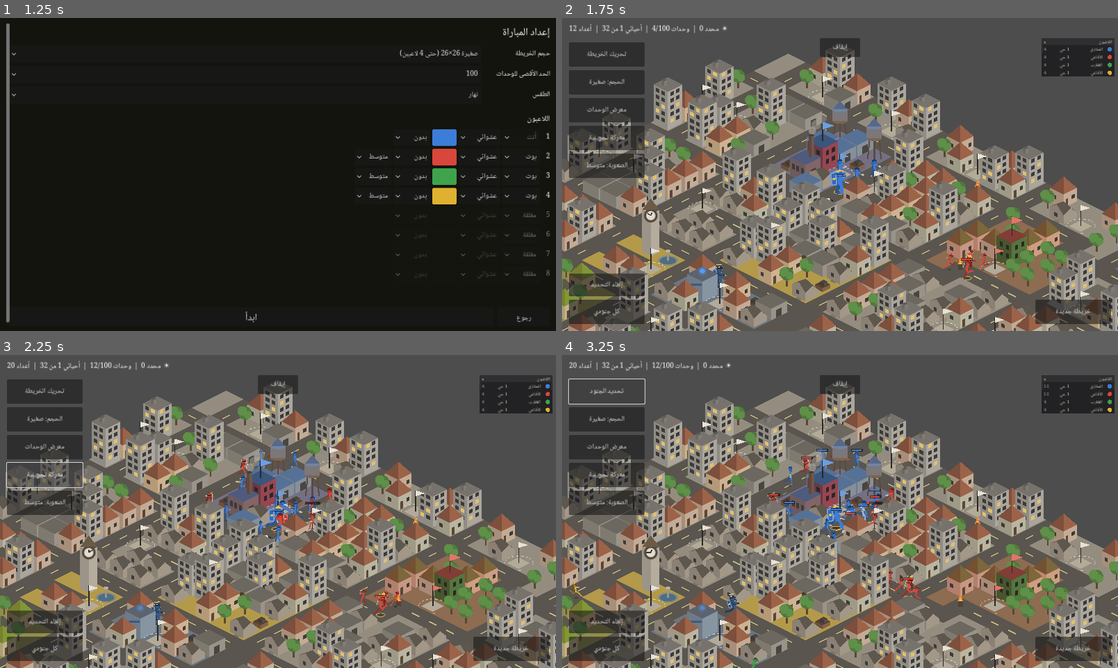
Above: before the commit, frames 1-4 (two rows, left to right).
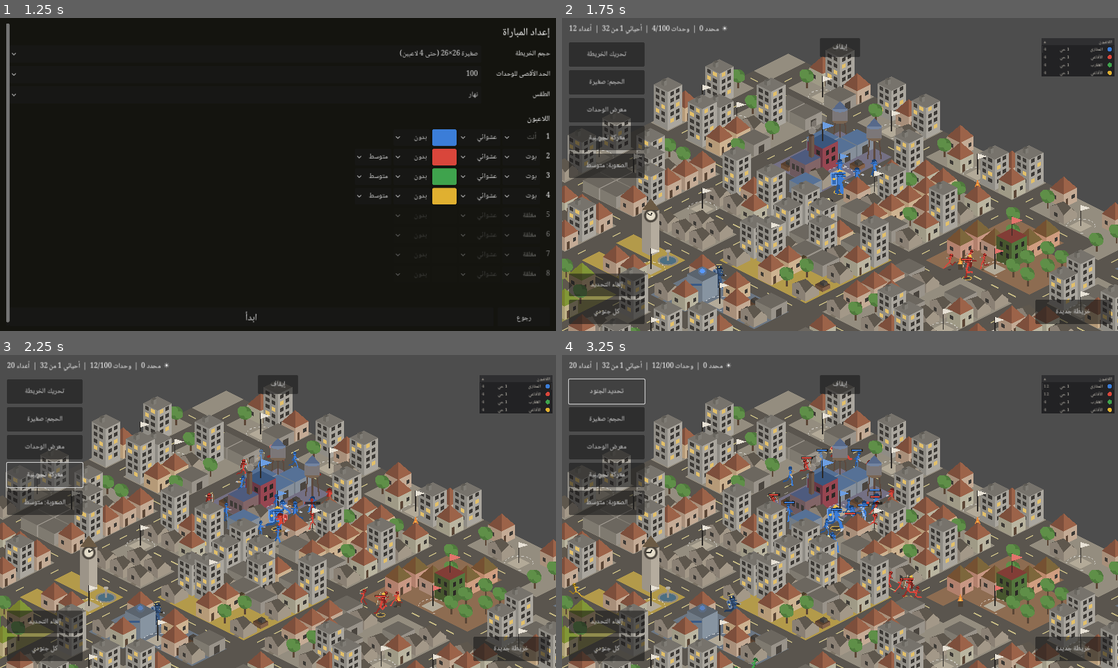
Above: after the commit, the same moments.

Repository: mohammed-5498/New-game-for-hymadi-
Game: Godot game, scene res://menu.tscn
The game is run twice, just before and just after one commit, with the same random seed, the same clock (stepped at 60 frames per second) and the same inputs.
Inputs:
- Up to frame 1 (1.25 s): click "لعب" at 0.5 s
- Up to frame 2 (1.75 s): click "ابدأ" at 1.25 s
- Up to frame 3 (2.25 s): click "معركة تجريبية" at 2 s
- Up to frame 4 (3.25 s): click "تحريك الخريطة" at 2.75 s

Frame 1 is identical in both runs. In frame 2, less than 0.1% of the frame differs, in the area x 28-77%, y 45-87%; in frame 3, 0.1%; in frame 4, 0.3%, in the area x 1-65%, y 28-100%.

Commit message:
مخزن أشكال الوحدات: أمر رسم واحد بدل 43 (14)
قِيس أين البطء الباقي بعد أن صارت الخريطة لوحات ثابتة، فكان في رسم الوحدات:
43 أمر رسم لكل وحدة، تُعاد كلها في كل إطار لأن الوحدة تتحرك.

المفتاح أن شكل الوحدة لا يعتمد على موضعها، إنما على (المفتاح، الحالة، الحركة،
طور الأنميشن، اللون) — وكل حالة رسم لها طور واحد فقط (فُحص ذلك في `_rig`).
فـ `unit_mesh.gd` يحوّل الشكل مرة واحدة إلى مثلثات مفهرسة ثم يرسم الوحدة
بـ `draw_mesh` واحد، مع تحويل الموضع والحجم والاتجاه.

مثلثات لا صوراً جاهزة، بثلاثة أسباب: لا ضبابية عند التقريب لأن المثلثات تكبر
بلا فقد دقة، وذاكرة أقل لأن الشكل رؤوس لا بكسلات، وتُبنى بالحساب لا بالرسم على
الشاشة فتعمل وتُفحص بلا شاشة في CI.

المقيس:
  - المعالج: 63 -> 3.8 ميكروثانية لكل وحدة (17× أقل)، في المشي والقتال معاً.
  - بطاقة الرسم: 11 -> 1 أمر رسم لكل وحدة (القياس بـ Xvfb وعدّادات المحرك).
  - المطابقة البصرية: 0.05% من البكسلات عند تكبير 9×، وهي تنعيم الحواف فقط.
  - الذاكرة: نحو 2 ميجا لكل (مفتاح، لون)، ومباراة حية استعملت 4.4 ميجا.
    وسقف 24 ميجا، وما بعده يُرسم بالطريقة القديمة بلا انهيار.

الوميض والضربة المميزة يُرسمان مباشرة: لونهما يتغير في كل إطار فلا يُخزَّنان.
و`ci` في `units_art.gd` صار بلا نوع ليقبل المُسجِّل الذي يقلّد واجهة CanvasItem.

وحُدِّث القسم 14 في docs/GAME_SPEC.md: أُضيف بند المخزن، وكُتب حذف بند حقل
التدفق بسببه وأرقامه صراحة حتى لا يُعاد بناؤه ظناً أن هناك نقصاً.

الفحوص: tests/test_mesh.gd جديد (11 مجموعة، أُثبتت بأربع طفرات متعمّدة)،
ومجموعة تكامل في test_perf.gd تتأكد أن اللعبة تستعمل المخزن فعلاً وأن الوميض
لا يدخله. أربع جولات كاملة لكل الفحوص الخمسة عشر بلا فشل.

Co-Authored-By: Claude Opus 5 <noreply@anthropic.com>
Claude-Session: https://claude.ai/code/session_01Vf2K8n39mAz1nfMpU34ux9

Diff:
--- a/godot/scripts/config.gd
+++ b/godot/scripts/config.gd
@@ -484,6 +484,10 @@
 # تفصيل الرسم حسب حجم الوحدة على الشاشة (14):
 const DRAW_COARSE_PX := 9.0    # بيضاوي أصغر من هذا يُرسم بثمانية أضلاع لا بعشرين
 const DRAW_SHADOW_PX := 2.2    # ظل أو غبار أصغر من هذا القطر لا يُرى فلا يُرسم
+# مخزن أشكال الوحدات (unit_mesh.gd): شكل الوحدة لا يعتمد على موضعها، فيُحوَّل مرة
+# واحدة إلى مثلثات ثم تُرسم الوحدة بأمر واحد بدل 43 (14)
+const MESH_CACHE := true
+const MESH_CACHE_MB := 24.0    # سقف الذاكرة؛ ما بعده يُرسم بالطريقة القديمة
 
 # ---------- الكاميرا والتحكم (4) ----------
 const ZOOM_MIN := 0.8
--- a/godot/scripts/game.gd
+++ b/godot/scripts/game.gd
@@ -15,6 +15,7 @@
 var caps: Array = []       # {tile, gang, type, special, district}
 
 var art := UnitsArt.new()
+var unit_mesh := UnitMesh.new()   # مخزن أشكال الوحدات (14)
 var combat: Combat
 var districts_state := Districts.new()
 var spawner := Spawner.new()
@@ -426,6 +427,7 @@
 
 func _setup_match() -> void:
 	combat.clear()
+	unit_mesh.clear()      # ألوان اللاعبين تتغير بين مباراة وأخرى (14)
 	alerts = []
 	toasts = []
 	match_over = -1
@@ -797,15 +799,24 @@
 
 func _draw_unit(u: Dictionary) -> void:
 	var col: Color = _owner_color(int(u["player"]))
-	if float(u["flash"]) > 0.0:
+	var flashing: bool = float(u["flash"]) > 0.0
+	if flashing:
 		# وميض أبيض خفيف عند الإصابة (5.2)
 		col = col.lerp(Color(1, 1, 1), 0.55 * float(u["flash"]) / GC.HIT_FLASH)
 	var sc: float = GC.UNIT_SCALE_SPECIAL if not String(u["key"]).ends_with("_common") else GC.UNIT_SCALE
 	sc *= float(u.get("size", 1.0))   # تنويع ±4% من بذرة الشخصية (5.4.1)
 	# نوع الحركة يُمرَّر للرسم ليتغير القوس والاندفاع أثناء الالتحام فقط (5.4.2)
-	var mv: String = String(u["move"]) if combat.draw_state(u) == "attack" and float(u["cycle"]) > 0.0 else ""
-	art.draw_unit(_ci, String(u["key"]), tile_to_world(u["pos"]),
-		combat.draw_time(u), combat.draw_state(u), col, int(u["dir"]), sc, combat.draw_rate(u), mv,
+	var st: String = combat.draw_state(u)
+	var mv: String = String(u["move"]) if st == "attack" and float(u["cycle"]) > 0.0 else ""
+	var pos := tile_to_world(u["pos"])
+	# الشكل المخزَّن أولاً: أمر رسم واحد بدل 43 (14). الوميض لون مختلف في كل إطار
+	# فلا يُخزَّن، والضربة المميزة لها توهّج متغيّر، وكلاهما نادر.
+	if GC.MESH_CACHE and not flashing and not bool(u["ulting"]):
+		if unit_mesh.draw(_ci, art, String(u["key"]), pos, combat.draw_time(u), st,
+				col, int(u["dir"]), sc, combat.draw_rate(u), mv):
+			return
+	art.draw_unit(_ci, String(u["key"]), pos,
+		combat.draw_time(u), st, col, int(u["dir"]), sc, combat.draw_rate(u), mv,
 		sc * cam.zoom.x)
 
 # شريط الدم: فوق المحدد أو ناقص الدم فقط، بلون مالك الوحدة (5.2)
--- /dev/null
+++ b/godot/scripts/unit_mesh.gd
@@ -0,0 +1,255 @@
+class_name UnitMesh
+extends RefCounted
+# مخزن أشكال الوحدات كمثلثات جاهزة — القسم 14.
+#
+# المشكلة المقيسة: رسم وحدة واحدة = 43 أمر رسم، وتُعاد كلها في كل إطار لأن الوحدة
+# تتحرك. ستون وحدة على الشاشة = 2580 أمراً في الإطار الواحد، وهذا هو البطء الباقي
+# بعد أن صارت الخريطة لوحات ثابتة.
+#
+# الحل: شكل الوحدة لا يعتمد على موضعها، إنما على (المفتاح، الحالة، الحركة، طور
+# الأنميشن، اللون). وكل حالة رسم لها **طور واحد فقط** (فُحص في `_rig`)، فعدد
+# الأشكال الممكنة محدود. فنحوّل الشكل مرة واحدة إلى مصفوفة مثلثات ونخزّنها، ثم
+# نرسم الوحدة بأمر واحد (`draw_mesh`) مع تحويل الموضع والحجم.
+#
+# لماذا مثلثات لا صور جاهزة؟
+#   - لا ضبابية: المثلثات تكبر مع التقريب بلا فقد دقة، بخلاف الصورة المخزّنة بحجم ثابت.
+#   - ذاكرة أقل: الشكل رؤوس لا بكسلات.
+#   - تُبنى بالحساب لا بالرسم على الشاشة، فتعمل وتُفحص بلا شاشة (CI).
+
+# ---------- المُسجِّل: يقلّد واجهة CanvasItem ويجمع المثلثات بدل أن يرسم ----------
+# الرؤوس مفهرسة: الشكل الواحد كان 1418 رأساً بلا فهرسة لأن كل مثلث يكرر رؤوسه،
+# وكل خط كان ثلاثة أشكال (مستطيل + دائرتان للنهايتين). بالفهرسة وبرسم الخط
+# ككبسولة واحدة نزل العدد إلى الخُمس تقريباً (14).
+class Recorder:
+	extends RefCounted
+	var pts := PackedVector2Array()
+	var cols := PackedColorArray()
+	var idx := PackedInt32Array()
+	var xf := Transform2D()
+
+	func draw_set_transform_matrix(m: Transform2D) -> void:
+		xf = m
+
+	# يضيف مروحة مثلثات حول الرأس الأول من قائمة نقاط بلون واحد
+	func _fan(poly: PackedVector2Array, col: Color) -> void:
+		var base: int = pts.size()
+		for p in poly:
+			pts.push_back(xf * p)
+			cols.push_back(col)
+		for i in range(1, poly.size() - 1):
+			idx.push_back(base)
+			idx.push_back(base + i)
+			idx.push_back(base + i + 1)
+
+	# خط بنهايتين دائريتين = مضلع واحد مغلق (كبسولة)، بدل مستطيل ودائرتين
+	func draw_line(a: Vector2, b: Vector2, col: Color, w: float = 1.0, _aa: bool = false) -> void:
+		var d: Vector2 = b - a
+		var ln: float = d.length()
+		var rad: float = maxf(w, 0.01) * 0.5
+		if ln < 0.00001:
+			_fan(_ring(a, rad, rad, CAP_SEG * 2), col)
+			return
+		var ang: float = atan2(d.y, d.x)
+		var poly := PackedVector2Array()
+		# نصف دائرة عند b ثم نصف دائرة عند a
+		for i in CAP_SEG + 1:
+			var t: float = ang - PI * 0.5 + PI * float(i) / float(CAP_SEG)
+			poly.push_back(b + Vector2(cos(t), sin(t)) * rad)
+		for i in CAP_SEG + 1:
+			var t2: float = ang + PI * 0.5 + PI * float(i) / float(CAP_SEG)
+			poly.push_back(a + Vector2(cos(t2), sin(t2)) * rad)
+		_fan(poly, col)
+
+	static func _ring(c: Vector2, rx: float, ry: float, seg: int) -> PackedVector2Array:
+		var out := PackedVector2Array()
+		for i in seg:
+			var ang: float = TAU * float(i) / float(seg)
+			out.push_back(c + Vector2(cos(ang) * rx, sin(ang) * ry))
+		return out
+
+	func draw_circle(c: Vector2, rad: float, col: Color, _f: bool = true,
+			_w: float = -1.0, _aa: bool = false) -> void:
+		_fan(_ring(c, rad, rad, CAP_SEG * 2), col)
+
+	func draw_rect(r: Rect2, col: Color, _f: bool = true, _w: float = -1.0,
+			_aa: bool = false) -> void:
+		_fan(PackedVector2Array([
+			r.position, r.position + Vector2(r.size.x, 0),
+			r.position + r.size, r.position + Vector2(0, r.size.y)]), col)
+
+	func draw_arc(c: Vector2, rad: float, from_ang: float, to_ang: float, n: int,
+			col: Color, w: float = 1.0, _aa: bool = false) -> void:
+		var steps: int = maxi(2, n)
+		var prev := c + Vector2(cos(from_ang) * rad, sin(from_ang) * rad)
+		for i in range(1, steps + 1):
+			var ang: float = from_ang + (to_ang - from_ang) * float(i) / float(steps)
+			var cur := c + Vector2(cos(ang) * rad, sin(ang) * rad)
+			draw_line(prev, cur, col, w)
+			prev = cur
+
+	func draw_colored_polygon(poly: PackedVector2Array, col: Color,
+			_uv: PackedVector2Array = PackedVector2Array(), _t: Texture2D = null) -> void:
+		var k: int = poly.size()
+		if k < 3:
+			return
+		if k <= 4:
+			_fan(poly, col)
+			return
+		# أشكال السلاح قد تكون مقعّرة، فنستعمل مثلّث المحرك ونرجع إلى المروحة إن فشل
+		var tri := Geometry2D.triangulate_polygon(poly)
+		if tri.size() < 3:
+			_fan(poly, col)
+			return
+		var base: int = pts.size()
+		for p in poly:
+			pts.push_back(xf * p)
+			cols.push_back(col)
+		for i in tri.size():
+			idx.push_back(base + tri[i])
+
+# أضلاع نصف دائرة النهاية: أربعة تكفي لنهاية قطرها بضعة بكسلات
+const CAP_SEG := 3
+
+# ---------- عدد الأطوار المخزّنة لكل حالة ----------
+# كلما زاد العدد نعم الأنميشن وزادت الذاكرة. القيم هنا من التجربة: المشي والقتال
+# يحتاجان تفصيلاً، والحالات القصيرة تكفيها أطوار قليلة.
+const FRAMES := {
+	"idle": 8, "walk": 10, "attack": 10, "hurt": 5,
+	"death": 10, "dodge": 5, "block": 5, "stagger": 6,
+}
+# حالة غير مذكورة هنا (مثل ult) تُرسم بالطريقة القديمة: نادرة ولها توهّج متغيّر
+
+var _cache := {}          # المفتاح النصّي -> ArrayMesh
+var _verts := 0           # مجموع الرؤوس المخزّنة (لحساب الذاكرة)
+var _idxs := 0            # ومجموع الفهارس
+var builds := 0           # كم شكلاً بُني (للفحص)
+var hits := 0             # وكم مرة استُعمل مخزَّن جاهز
+var full := 0             # وكم مرة رُفض البناء لبلوغ سقف الذاكرة
+
+func clear() -> void:
+	_cache.clear()
+	_verts = 0
+	_idxs = 0
+	builds = 0
+	hits = 0
+	full = 0
+
+func bytes() -> int:
+	# رأس واحد = موضع (8 بايت) + لون (16 بايت)، وكل فهرس 4 بايت
+	return _verts * 24 + _idxs * 4
+
+func size() -> int:
+	return _cache.size()
+
+# هل لهذه الحالة أشكال مخزّنة أصلاً؟
+static func supports(state: String) -> bool:
+	return FRAMES.has(state)
+
+# طور الأنميشن من 0 إلى 1: لكل حالة طور واحد، وهذا هو ما يجعل التخزين ممكناً.
+# الدوري (وقوف ومشي وقتال) يلتف، والقصير (إصابة وموت وتفادٍ...) يتوقف عند النهاية.
+static func phase_of(state: String, t: float, spd: float, rate: float) -> float:
+	match state:
+		"walk":
+			return fposmod(t * 2.55 * spd, 1.0)
+		"attack":
+			return fposmod(t / maxf(0.0001, rate), 1.0)
+		"idle":
+			return fposmod(t * 1.25 * spd * 0.5, 1.0)
+		"hurt":
+			return clampf(t / UnitsArt.HURT_DUR, 0.0, 1.0)
+		"death":
+			return clampf(t / UnitsArt.DEATH_DUR, 0.0, 1.0)
+		"dodge", "block":
+			return clampf(t / UnitsArt.DODGE_DUR, 0.0, 1.0)
+		"stagger":
+			return clampf(t / UnitsArt.STAGGER_DUR, 0.0, 1.0)
+	return 0.0
+
+# الطور -> رقم الشكل المخزّن، ثم منه -> الزمن الذي يُبنى به الشكل
+static func frame_of(state: String, phase: float) -> int:
+	var n: int = int(FRAMES.get(state, 1))
+	var cyclic: bool = state == "walk" or state == "attack" or state == "idle"
+	if cyclic:
+		return posmod(int(floor(phase * float(n))), n)
+	return clampi(int(round(phase * float(n - 1))), 0, n - 1)
+
+static func _time_of(state: String, frame: int, spd: float, rate: float) -> float:
+	var n: int = int(FRAMES.get(state, 1))
+	var cyclic: bool = state == "walk" or state == "attack" or state == "idle"
+	# منتصف الشريحة للدوري حتى لا يقع الشكل على حافة الحركة
+	var ph: float = (float(frame) + 0.5) / float(n) if cyclic else float(frame) / float(maxi(1, n - 1))
+	match state:
+		"walk":
+			return ph / maxf(0.0001, 2.55 * spd)
+		"attack":
+			return ph * rate
+		"idle":
+			return ph / maxf(0.0001, 1.25 * spd * 0.5)
+		"hurt":
+			return ph * UnitsArt.HURT_DUR
+		"death":
+			return ph * UnitsArt.DEATH_DUR
+		"dodge", "block":
+			return ph * UnitsArt.DODGE_DUR
+		"stagger":
+			return ph * UnitsArt.STAGGER_DUR
+	return 0.0
+
+# الشكل المخزّن لهذه الحالة، يُبنى عند أول طلب ثم يُعاد استعماله
+func mesh_for(art: UnitsArt, key: String, state: String, move: String,
+		frame: int, col: Color) -> ArrayMesh:
+	var id := "%s|%s|%s|%d|%d" % [key, state, move, frame, col.to_rgba32()]
+	var got = _cache.get(id)
+	if got != null:
+		hits += 1
+		return got
+	# سقف الذاكرة: ما بعده لا يُخزَّن ويُرسم بالطريقة القديمة. الحد الأقصى النظري
+	# ثمانية لاعبين بأربع عصابات، وهو أضعاف ما تستعمله مباراة فعلية (14).
+	if float(bytes()) >= GC.MESH_CACHE_MB * 1048576.0:
+		full += 1
+		return null
+	var u: Dictionary = UnitsArt.UNITS.get(key, {})
+	if u.is_empty():
+		return null
+	var spd: float = float(u.get("spd", 1.0))
+	# المخزون يُبنى بزمن ضربة = 1 دائماً، والطور هو ما يُطابَق عليه وقت الرسم
+	var t: float = _time_of(state, frame, spd, 1.0)
+	var rec := Recorder.new()
+	# بلا موضع ولا حجم ولا اتجاه: هذه كلها تحويل يُطبَّق وقت الرسم
+	art.draw_unit(rec, key, Vector2.ZERO, t, state, col, 1, 1.0, 1.0, move, 0.0)
+	if rec.pts.size() < 3:
+		return null
+	var arrays := []
+	arrays.resize(Mesh.ARRAY_MAX)
+	var v3 := PackedVector3Array()
+	v3.resize(rec.pts.size())
+	for i in rec.pts.size():
+		v3[i] = Vector3(rec.pts[i].x, rec.pts[i].y, 0.0)
+	arrays[Mesh.ARRAY_VERTEX] = v3
+	arrays[Mesh.ARRAY_COLOR] = rec.cols
+	arrays[Mesh.ARRAY_INDEX] = rec.idx
+	var m := ArrayMesh.new()
+	m.add_surface_from_arrays(Mesh.PRIMITIVE_TRIANGLES, arrays)
+	_cache[id] = m
+	_verts += rec.pts.size()
+	_idxs += rec.idx.size()
+	builds += 1
+	return m
+
+# رسم وحدة بأمر واحد. يرجع false إن لم يكن لهذه الحالة شكل مخزَّن.
+func draw(ci: CanvasItem, art: UnitsArt, key: String, pos: Vector2, t: float,
+		state: String, col: Color, dir: int, sc: float, rate: float, move: String) -> bool:
+	if not FRAMES.has(state):
+		return false
+	var u: Dictionary = UnitsArt.UNITS.get(key, {})
+	if u.is_empty():
+		return false
+	var spd: float = float(u.get("spd", 1.0))
+	var ph: float = phase_of(state, t, spd, rate)
+	var m := mesh_for(art, key, state, move, frame_of(state, ph), col)
+	if m == null:
+		return false
+	# نسب المفتاح (sx و sy) مخزَّنة في الشكل نفسه لأنها ثابتة، فلا تُطبَّق ثانية هنا.
+	# الباقي وحده هو ما يتغير بين وحدة وأخرى: الموضع والحجم والاتجاه.
+	ci.draw_mesh(m, null, Transform2D(Vector2(sc * float(dir), 0), Vector2(0, sc), pos))
+	return true
--- a/godot/scripts/units_art.gd
+++ b/godot/scripts/units_art.gd
@@ -87,8 +87,10 @@
 	"police_captain":   {"sx": 1.14, "sy": 1.04, "spd": 0.92, "neutral": true},
 }
 
-# حالة الرسم (تقابل ctx في Canvas): الهدف، الشفافية العامة، ومكدّس التحويلات
-var ci: CanvasItem = null
+# حالة الرسم (تقابل ctx في Canvas): الهدف، الشفافية العامة، ومكدّس التحويلات.
+# ci بلا نوع عن قصد: قد يكون CanvasItem حقيقياً، أو مُسجِّل مثلثات من `unit_mesh.gd`
+# يقلّد نفس الواجهة فيلتقط الشكل بدل رسمه (14).
+var ci = null
 var ga := 1.0                       # globalAlpha
 var _px := 0.0                      # بكسل الشاشة لكل وحدة رسم محلية (0 = كل التفاصيل)
 var _xf := Transform2D()
@@ -560,7 +562,7 @@
 	ellipse_stroke(Vector2(0, 0.6), 6.4, 2.6, Color(0.941, 0.753, 0.290, 0.8), 0.9)
 
 # نجمة فوق الرأس تدل أن الضربة المميزة جاهزة (القسم 6.7) — تُرسم من منطق اللعبة
-func draw_ready_mark(canvas: CanvasItem, pos: Vector2, sc: float = 1.0) -> void:
+func draw_ready_mark(canvas, pos: Vector2, sc: float = 1.0) -> void:
 	ci = canvas
 	ga = 1.0
 	_xf = Transform2D(0.0, pos) * Transform2D(Vector2(sc, 0), Vector2(0, sc), Vector2.ZERO)
@@ -1313,7 +1315,7 @@
 # في hurt و death مرّر t = الزمن المنقضي داخل الحالة.
 # px = كم بكسل على الشاشة تساوي وحدة واحدة من نظام الرسم المحلي (المقياس × تقريب
 # الكاميرا). صفر يعني ارسم كل التفاصيل (الفحوص والمعرض).
-func draw_unit(canvas: CanvasItem, key: String, pos: Vector2, t: float, state: String,
+func draw_unit(canvas, key: String, pos: Vector2, t: float, state: String,
 		col: Color, dir: int = 1, sc: float = 1.0, rate: float = 1.0, move: String = "",
 		px: float = 0.0) -> void:
 	var u: Dictionary = UNITS.get(key, {})
--- /dev/null
+++ b/godot/tests/test_mesh.gd
@@ -0,0 +1,184 @@
+extends SceneTree
+# فحص مخزن أشكال الوحدات — القسم 14
+#   godot --headless --path godot --script tests/test_mesh.gd
+
+var failures := 0
+
+class Probe:
+	extends Node2D
+	var art := UnitsArt.new()
+	var um := UnitMesh.new()
+	var owner_ref = null
+	func _draw() -> void:
+		owner_ref._run(self)
+
+func check(cond: bool, msg: String) -> void:
+	if not cond:
+		printerr("فشل: " + msg)
+		failures += 1
+
+func _initialize() -> void:
+	_t_phase_math()
+	_t_frame_math()
+	await _t_in_draw()
+	if failures == 0:
+		print("نجح فحص مخزن الأشكال: لا أخطاء.")
+	else:
+		printerr("فشل الفحص: %d خطأ." % failures)
+	quit(0 if failures == 0 else 1)
+
+# ---------- الطور: دوري يلتف، وقصير يتوقف عند النهاية ----------
+func _t_phase_math() -> void:
+	# المشي دوري: زمن ضعف الدورة يعطي نفس الطور
+	var per: float = 1.0 / (2.55 * 1.0)
+	check(absf(UnitMesh.phase_of("walk", 0.0, 1.0, 1.0)) < 0.001, "طور المشي عند الصفر ليس صفراً")
+	check(absf(UnitMesh.phase_of("walk", per, 1.0, 1.0)) < 0.001, "طور المشي لا يلتف بعد دورة")
+	check(absf(UnitMesh.phase_of("walk", per * 3.0, 1.0, 1.0)) < 0.001, "طور المشي لا يلتف بعد ثلاث دورات")
+	check(absf(UnitMesh.phase_of("walk", per * 0.5, 1.0, 1.0) - 0.5) < 0.001, "منتصف دورة المشي ليس 0.5")
+	# سرعة الوحدة تدخل في الطور، فوحدتان بسرعتين مختلفتين لا تتطابقان
+	check(UnitMesh.phase_of("walk", 0.2, 1.0, 1.0) != UnitMesh.phase_of("walk", 0.2, 1.3, 1.0),
+		"سرعة الوحدة لا تؤثر في طور المشي")
+	# القتال دوري بزمن الضربة
+	check(absf(UnitMesh.phase_of("attack", 1.4, 1.0, 1.4) ) < 0.001, "طور القتال لا يلتف بزمن الضربة")
+	check(absf(UnitMesh.phase_of("attack", 0.7, 1.0, 1.4) - 0.5) < 0.001, "منتصف دورة الضربة ليس 0.5")
+	# القصير يتوقف عند 1 ولا يلتف: الجثة لا ترجع لبداية سقوطها
+	check(UnitMesh.phase_of("death", UnitsArt.DEATH_DUR * 5.0, 1.0, 1.0) == 1.0, "طور الموت التف بدل أن يقف")
+	check(UnitMesh.phase_of("hurt", UnitsArt.HURT_DUR * 9.0, 1.0, 1.0) == 1.0, "طور الإصابة التف")
+	check(UnitMesh.phase_of("stagger", UnitsArt.STAGGER_DUR, 1.0, 1.0) == 1.0, "طور الترنّح لا يبلغ نهايته")
+	check(absf(UnitMesh.phase_of("dodge", UnitsArt.DODGE_DUR * 0.5, 1.0, 1.0) - 0.5) < 0.001,
+		"منتصف التفادي ليس 0.5")
+
+# ---------- الطور -> رقم الشكل: داخل المدى دائماً، ومتدرج ----------
+func _t_frame_math() -> void:
+	for st in UnitMesh.FRAMES.keys():
+		var n: int = int(UnitMesh.FRAMES[st])
+		check(n >= 4, "عدد أطوار %s أقل من أربعة: الأنميشن سيتقطّع" % st)
+		var seen := {}
+		for i in 400:
+			var ph: float = float(i) / 399.0
+			var f: int = UnitMesh.frame_of(st, ph)
+			check(f >= 0 and f < n, "شكل %s خارج المدى عند طور %.3f" % [st, ph])
+			seen[f] = true
+		check(seen.size() == n, "حالة %s تستعمل %d شكلاً من %d المخزّنة" % [st, seen.size(), n])
+	# الدوري يلتف عند 1.0 إلى الشكل الأول، والقصير يقف عند الأخير
+	check(UnitMesh.frame_of("walk", 0.0) == UnitMesh.frame_of("walk", 1.0), "المشي لا يلتف بين الطور 1 و 0")
+	check(UnitMesh.frame_of("death", 1.0) == int(UnitMesh.FRAMES["death"]) - 1, "الموت لا ينتهي عند آخر شكل")
+	check(not UnitMesh.supports("ult"), "الضربة المميزة يجب ألا تُخزَّن: توهّجها متغيّر")
+	check(UnitMesh.supports("walk") and UnitMesh.supports("attack"), "المشي والقتال غير مخزّنين")
+
+func _t_in_draw() -> void:
+	var p := Probe.new()
+	p.owner_ref = self
+	root.add_child(p)
+	for i in 4:
+		await process_frame
+	p.queue_free()
+	await process_frame
+
+# يعمل داخل _draw لأن draw_mesh لا يُستدعى إلا هناك
+func _run(p) -> void:
+	var art: UnitsArt = p.art
+	var um: UnitMesh = p.um
+
+	# ---- 1. كل حالة وكل طور تُبنى بلا فشل وبمثلثات صحيحة ----
+	# أربعة مفاتيح تكفي للتغطية وتبقى تحت سقف الذاكرة، والسقف له فحصه وحده
+	var bad := 0
+	var empty := 0
+	var want := 0
+	for key in ["crow_common", "hammer_shield", "viper_sniper", "scorp_hero"]:
+		for st in UnitMesh.FRAMES.keys():
+			var moves: Array = ([""] + GC.MOVE_ORDER) if st == "attack" else [""]
+			for mv in moves:
+				for f in int(UnitMesh.FRAMES[st]):
+					want += 1
+					var m := um.mesh_for(art, key, st, mv, f, Color("8a5cc7"))
+					if m == null:
+						bad += 1
+						continue
+					if m.get_surface_count() != 1:
+						empty += 1
+	check(bad == 0, "%d شكل من %d لم يُبنَ" % [bad, want])
+	check(empty == 0, "%d شكل بلا سطح رسم" % empty)
+	check(um.full == 0, "بلغ المخزن سقفه في أربعة مفاتيح فقط")
+	check(um.size() == want, "عدد الأشكال %d والمطلوب %d" % [um.size(), want])
+	print("   مفتاح واحد بكل حالاته = %.2f ميجا" % (float(um.bytes()) / 1048576.0 / 4.0))
+
+	# ---- 2. المسجّل يعطي مثلثات صحيحة: فهارس داخل المدى وعدد يقبل القسمة على 3 ----
+	var rec := UnitMesh.Recorder.new()
+	art.draw_unit(rec, "crow_common", Vector2.ZERO, 0.3, "walk", Color("8a5cc7"), 1, 1.0, 1.0, "", 0.0)
+	check(rec.pts.size() > 50, "المسجّل لم يلتقط شكلاً")
+	check(rec.pts.size() == rec.cols.size(), "عدد الألوان لا يطابق عدد الرؤوس")
+	check(rec.idx.size() % 3 == 0, "عدد الفهارس لا يقبل القسمة على 3")
+	var out_of_range := 0
+	for i in rec.idx:
+		if i < 0 or i >= rec.pts.size():
+			out_of_range += 1
+	check(out_of_range == 0, "%d فهرس خارج مدى الرؤوس" % out_of_range)
+	# وشكل الوحدة في مكانه: حول نقطة الأصل وبارتفاع معقول
+	var lo := Vector2(9999, 9999)
+	var hi := Vector2(-9999, -9999)
+	for v in rec.pts:
+		lo = Vector2(minf(lo.x, v.x), minf(lo.y, v.y))
+		hi = Vector2(maxf(hi.x, v.x), maxf(hi.y, v.y))
+	check(hi.y > -3.0 and hi.y < 6.0, "قدما الوحدة ليستا عند الأصل (%.1f)" % hi.y)
+	check(lo.y < -18.0 and lo.y > -45.0, "طول الوحدة غير معقول (%.1f)" % lo.y)
+	check(hi.x - lo.x > 8.0 and hi.x - lo.x < 60.0, "عرض الوحدة غير معقول")
+
+	# ---- 3. نفس الطلب مرتين = بناء واحد واستعمال مخزَّن ----
+	var before := um.builds
+	var h0 := um.hits
+	for i in 50:
+		um.mesh_for(art, "crow_common", "walk", "", 2, Color("8a5cc7"))
+	check(um.builds == before, "أُعيد بناء شكل مخزَّن")
+	check(um.hits == h0 + 50, "لم تُحسب استعمالات المخزَّن")
+
+	# ---- 4. لون مختلف = شكل مختلف (ألوان اللاعبين لا تختلط) ----
+	var b2 := um.builds
+	var m_a := um.mesh_for(art, "crow_common", "walk", "", 2, Color("2ea8a0"))
+	check(um.builds == b2 + 1, "لونان مختلفان تقاسما نفس الشكل")
+	check(m_a != um.mesh_for(art, "crow_common", "walk", "", 2, Color("8a5cc7")),
+		"اللونان أعطيا نفس الشكل بعينه")
+	# وحركة مختلفة كذلك: قوس الضربة يختلف بين الحركات (5.4.2)
+	var fresh := Color("c7a03a")     # لون لم يُبنَ به شيء بعد
+	var b3 := um.builds
+	var m_h := um.mesh_for(art, "crow_common", "attack", "heavy", 3, fresh)
+	var m_t := um.mesh_for(art, "crow_common", "attack", "thrust", 3, fresh)
+	check(um.builds == b3 + 2, "حركتان مختلفتان تقاسمتا نفس الشكل")
+	check(m_h != m_t, "الحركتان أعطتا نفس الشكل بعينه")
+
+	# ---- 5. الرسم نفسه: يرجع true للحالات المخزّنة و false لغيرها ----
+	check(um.draw(p, art, "crow_common", Vector2(10, 10), 0.3, "walk",
+		Color("8a5cc7"), 1, 0.62, 1.0, ""), "الرسم من المخزن فشل لحالة مدعومة")
+	check(not um.draw(p, art, "crow_common", Vector2(10, 10), 0.3, "ult",
+		Color("8a5cc7"), 1, 0.62, 1.0, ""), "الضربة المميزة رُسمت من المخزن")
+	check(not um.draw(p, art, "لا_يوجد", Vector2(10, 10), 0.3, "walk",
+		Color("8a5cc7"), 1, 0.62, 1.0, ""), "مفتاح غير موجود لم يُرفض")
+
+	# ---- 6. سقف الذاكرة يُحترم ولا ينهار بعده ----
+	var small := UnitMesh.new()
+	var cap: float = GC.MESH_CACHE_MB * 1048576.0
+	var n := 0
+	for key in GC.UNIT_KEYS:
+		for st in UnitMesh.FRAMES.keys():
+			for c in 40:
+				small.mesh_for(art, key, st, "", 0, Color(float(c) / 40.0, 0.3, 0.7))
+				n += 1
+				if small.full > 0:
+					break
+			if small.full > 0:
+				break
+		if small.full > 0:
+			break
+	if small.full > 0:
+		check(float(small.bytes()) <= cap * 1.05, "تجاوز المخزن سقفه: %.1f من %.1f ميجا" % [
+			float(small.bytes()) / 1048576.0, GC.MESH_CACHE_MB])
+		check(not small.draw(p, art, "crow_common", Vector2.ZERO, 0.3, "death",
+			Color(0.11, 0.22, 0.33), 1, 0.62, 1.0, ""), "بعد بلوغ السقف لم يُرفض شكل جديد")
+	else:
+		check(float(small.bytes()) < cap, "لم يُبلغ السقف ومع ذلك تجاوزته الذاكرة")
+
+	# ---- 7. المباراة الفعلية لا تقترب من السقف ----
+	# لاعب واحد يستعمل عصابة واحدة: أربعة مفاتيح. وهذا ما قِيس في مباراة حقيقية.
+	var mb: float = float(um.bytes()) / 1048576.0
+	print("   أربعة مفاتيح بكل الحالات والحركات = %.1f ميجا (السقف %.0f)" % [mb, GC.MESH_CACHE_MB])
+	check(mb < GC.MESH_CACHE_MB * 0.5, "عصابة واحدة وحدها تجاوزت نصف السقف")
--- a/godot/tests/test_perf.gd
+++ b/godot/tests/test_perf.gd
@@ -180,7 +180,37 @@
 	check(Vector2(walker["pos"]).distance_to(p0) > 0.1, "الوحدة لم تتحرك بعد الأمر")
 	g.combat.clear()
 
-	# ---- 8. مؤشر الإطارات يعمل (14) ----
+	# ---- 8د. اللعبة تستعمل مخزن الأشكال فعلاً، وترجع للرسم المباشر عند الحاجة ----
+	g.combat.clear()
+	g.unit_mesh.clear()
+	var near2: Vector2 = g.world_to_tile(g.cam.position)
+	var crowd: Array = []
+	for k in 12:
+		var cu: Dictionary = g.combat.spawn("crow_common", g.me, 0,
+			near2 + Vector2(float(k) * 0.4 - 2.0, 0))
+		cu["state"] = "moving"
+		cu["path"] = [near2 + Vector2(float(k) * 0.4 - 1.6, 0)]
+		crowd.append(cu)
+	for i in 4:
+		await process_frame
+	check(g.unit_draws > 0, "لم تُرسم وحدات أصلاً")
+	check(g.unit_mesh.size() > 0, "اللعبة لم تستعمل مخزن الأشكال")
+	check(g.unit_mesh.hits > 0, "لم يُعَد استعمال أي شكل مخزَّن")
+	var shapes_before: int = g.unit_mesh.size()
+	# الوميض لون مختلف في كل إطار: يجب ألا يدخل المخزن
+	for cu in crowd:
+		cu["flash"] = GC.HIT_FLASH
+	for i in 6:
+		await process_frame
+		for cu in crowd:
+			cu["flash"] = GC.HIT_FLASH
+	check(g.unit_mesh.size() == shapes_before, "وميض الإصابة أضاف %d شكلاً للمخزن" % [
+		g.unit_mesh.size() - shapes_before])
+	for cu in crowd:
+		cu["flash"] = 0.0
+	g.combat.clear()
+
+
 	check(not g.show_fps, "مؤشر الإطارات يبدأ ظاهراً")
 	g.show_fps = true
 	g._refresh_info()
Not shown, changed: CLAUDE.md
Not shown, changed: docs/GAME_SPEC.md
